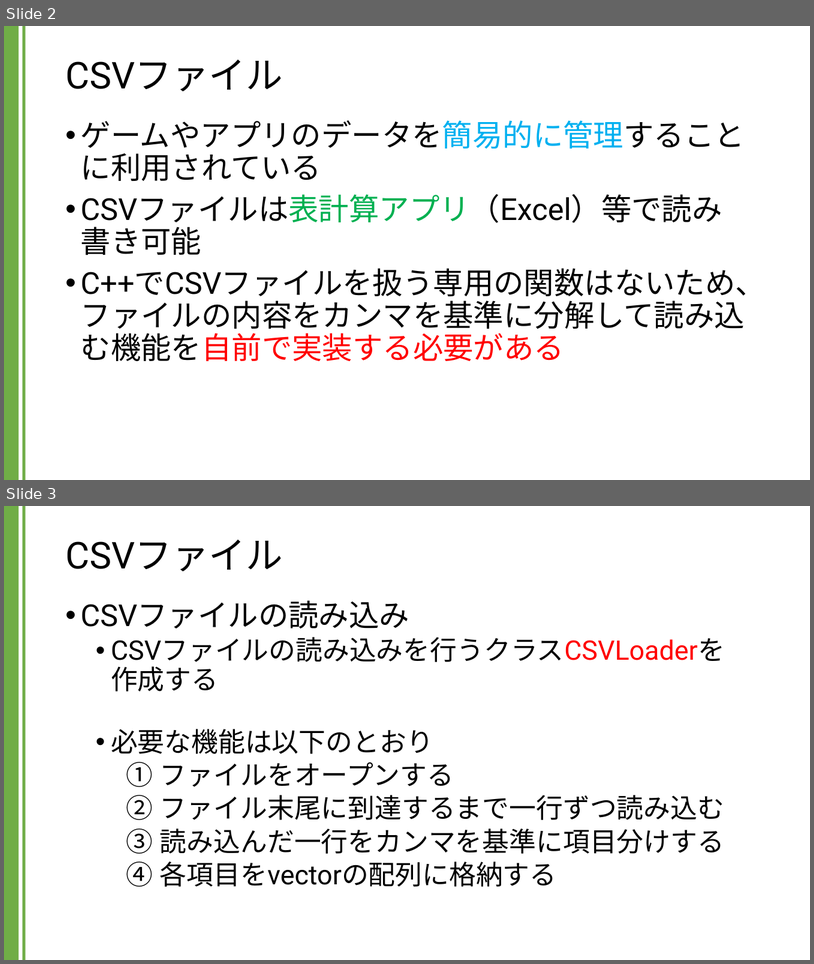
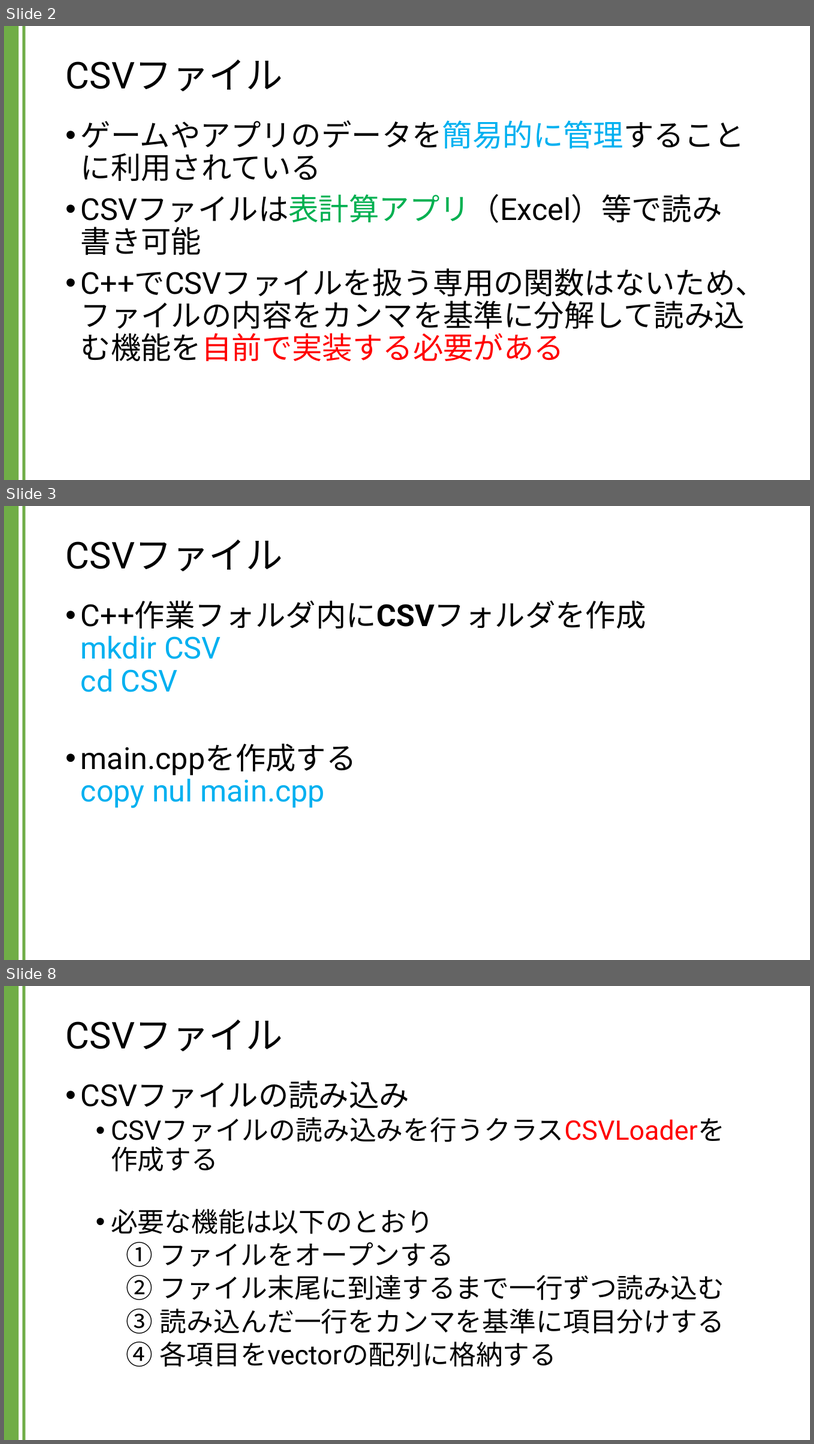
Before and after one commit to kic-murata/cpp2024, a slide deck: 授業資料/講義資料：CSVファイル.pptx. Shown one above the other, each under a label of ours: slides 2 and 3 before the commit, slides 2, 3 and 8 after it; the slides between them are not shown. The pictures are 814x964 and 814x1444 pixels, drawn with LibreOffice and Linux fonts; fonts in the diff are those of the drawing. Boxes give left, top, right and bottom in pixels: in the first picture for what was removed or moved away, otherwise in the second. Text is boxed around its words. In the diff, an @@ line names an element or a change of style, - is before the commit and + after.

```diff
--- a/授業資料/講義資料：CSVファイル.pptx
+++ b/授業資料/講義資料：CSVファイル.pptx
@@ slide 3 added at (4,506,810,960), background #FFFFFF; not listed: 2 template elements that a slide beside it also shows @@
@@ title added at (65,540,282,571), 44 pt, text #000000 @@
+CSVファイル
@@ text added at (81,600,647,808), 36 pt, text #000000 @@
+• C++作業フォルダ内にCSVフォルダを作成
+  mkdir CSV
+  cd CSV
+• main.cppを作成する
+  copy nul main.cpp
@@ what was slide 3 is now slide 8 @@
```
Also in this commit, not shown: 4 other slides added.
